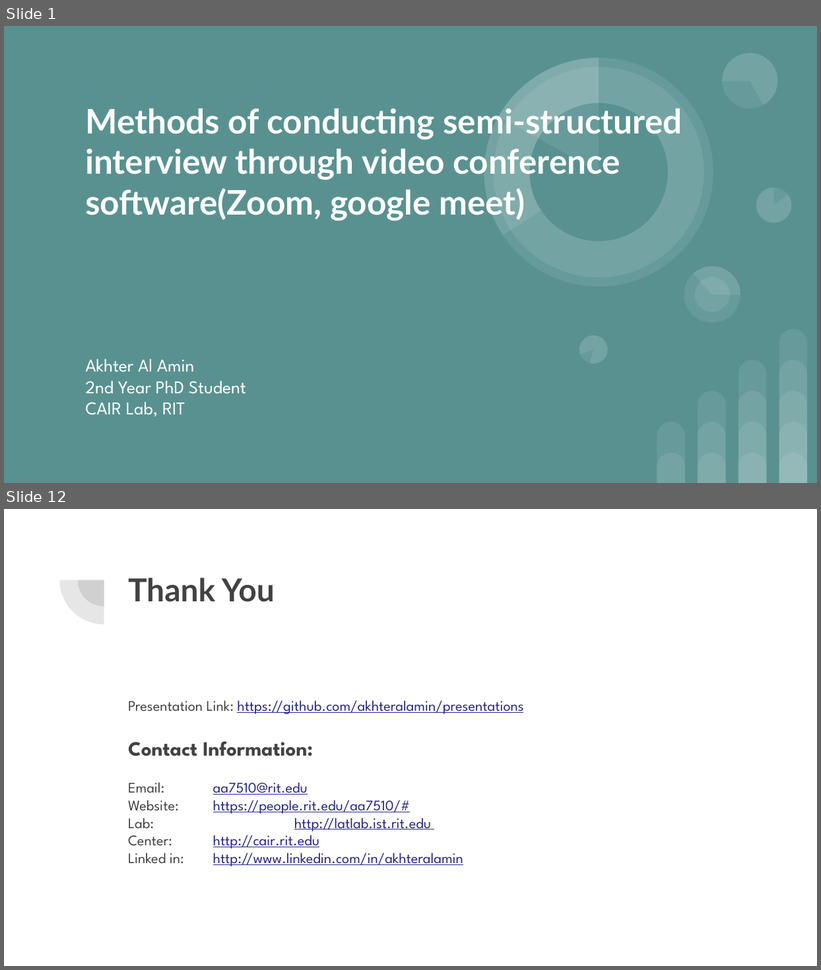
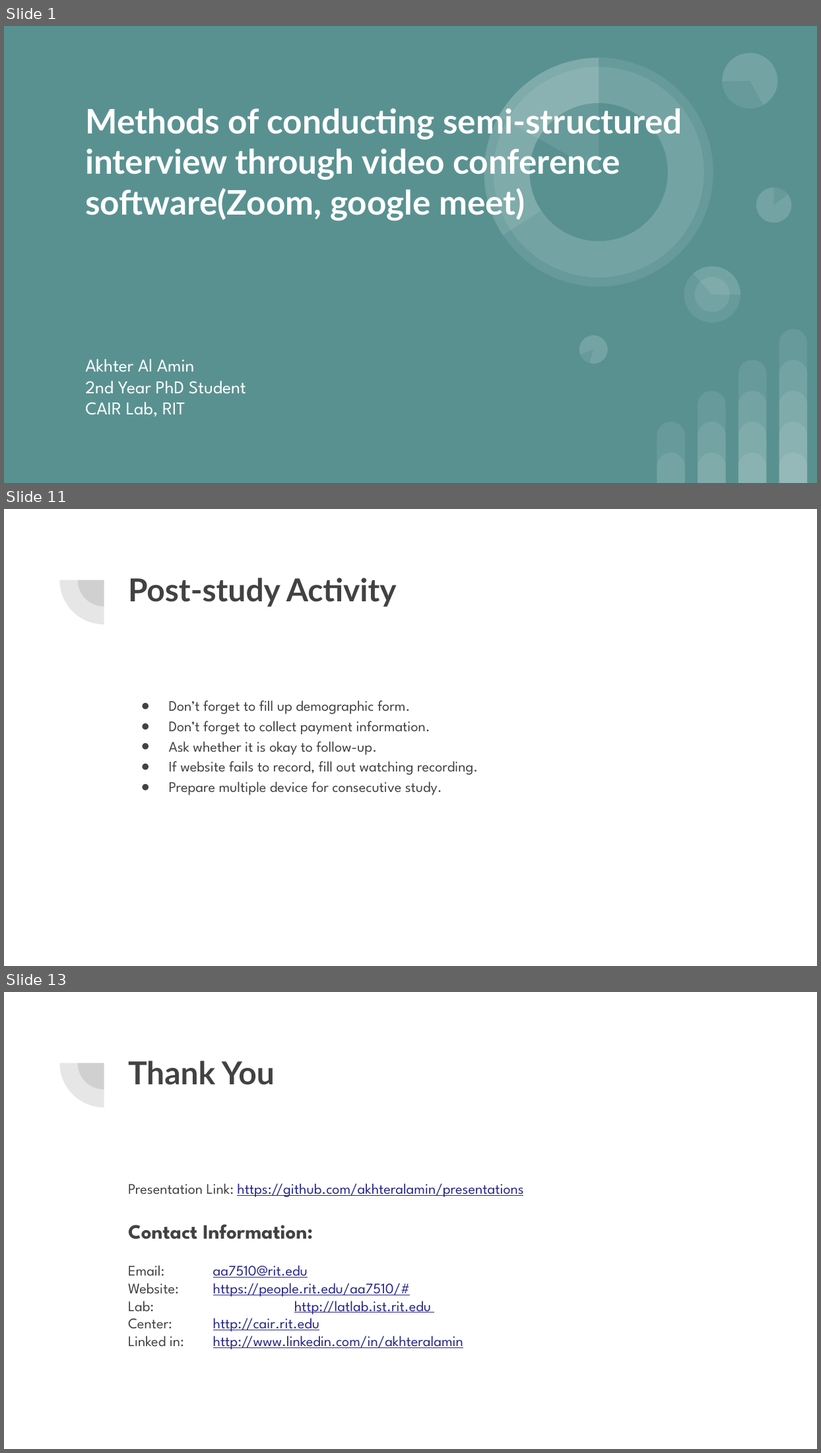
Before and after one commit to akhteralamin/presentations, a slide deck: Remote Semi Interview Methods.pptx. Shown one above the other, each under a label of ours: slides 1 and 12 before the commit, slides 1, 11 and 13 after it; the slides between them are not shown. The pictures are 821x970 and 821x1453 pixels, drawn with LibreOffice and Linux fonts; fonts in the diff are those of the drawing. Boxes give left, top, right and bottom in pixels: in the first picture for what was removed or moved away, otherwise in the second. Text is boxed around its words. In the diff, an @@ line names an element or a change of style, - is before the commit and + after.

```diff
--- a/Remote Semi Interview Methods.pptx
+++ b/Remote Semi Interview Methods.pptx
@@ slide 11 added at bbox=[4, 509, 817, 966], background #FFFFFF; not listed: 2 template elements that a slide beside it also shows @@
@@ title added at bbox=[128, 578, 397, 607], 28 pt, text #424242, bold @@
+Post-study Activity
@@ text added at bbox=[169, 700, 478, 795], 13 pt, text #424242 @@
+● Don’t forget to fill up demographic form.
+● Don’t forget to collect payment information.
+● Ask whether it is okay to follow-up.
+● If website fails to record, fill out watching recording.
+● Prepare multiple device for consecutive study.
@@ what was slide 12 is now slide 13 @@
```
Also in this commit, not shown: 4 slides changed, 6 other slides added, 6 slides removed, 1 other file.
